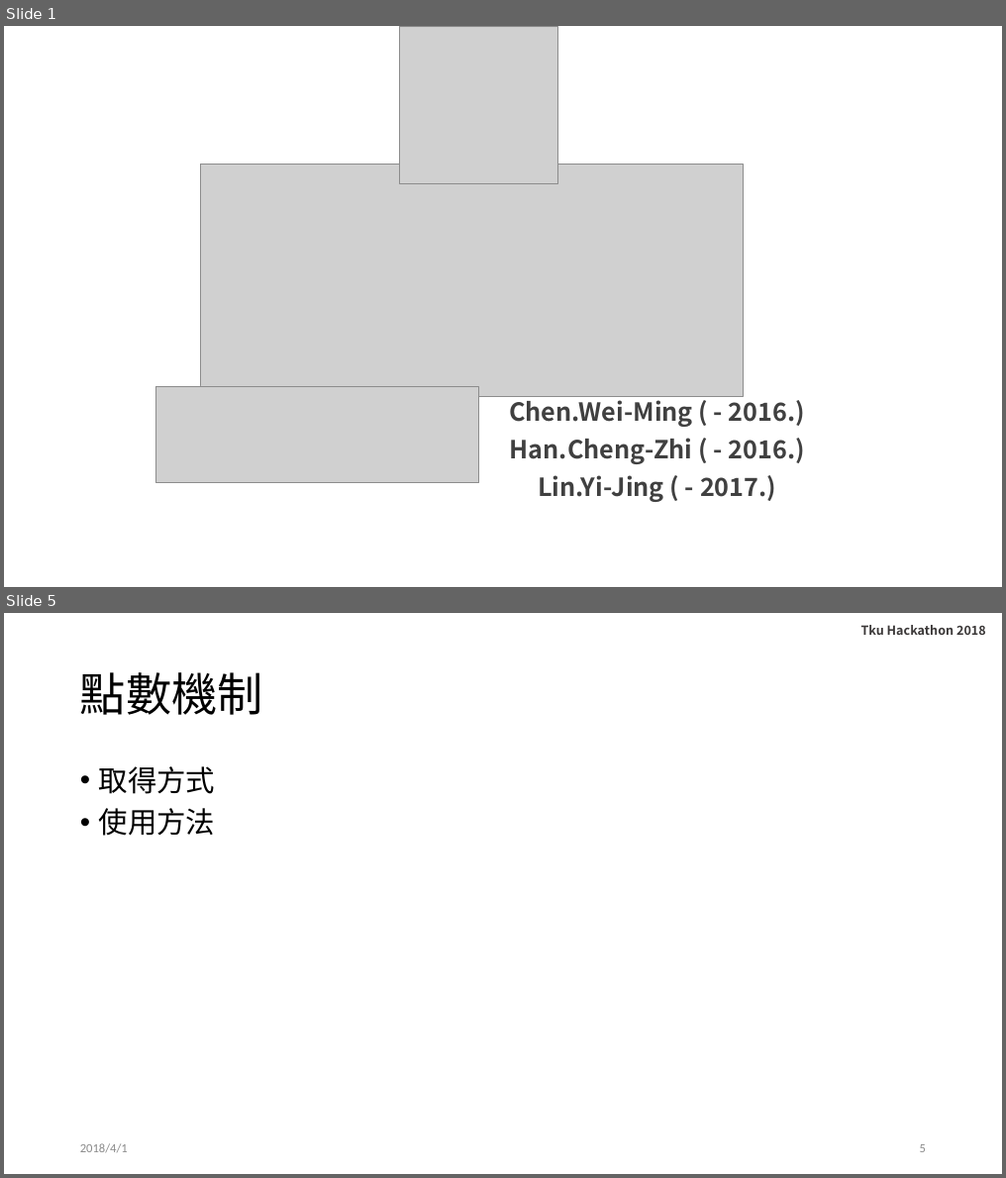
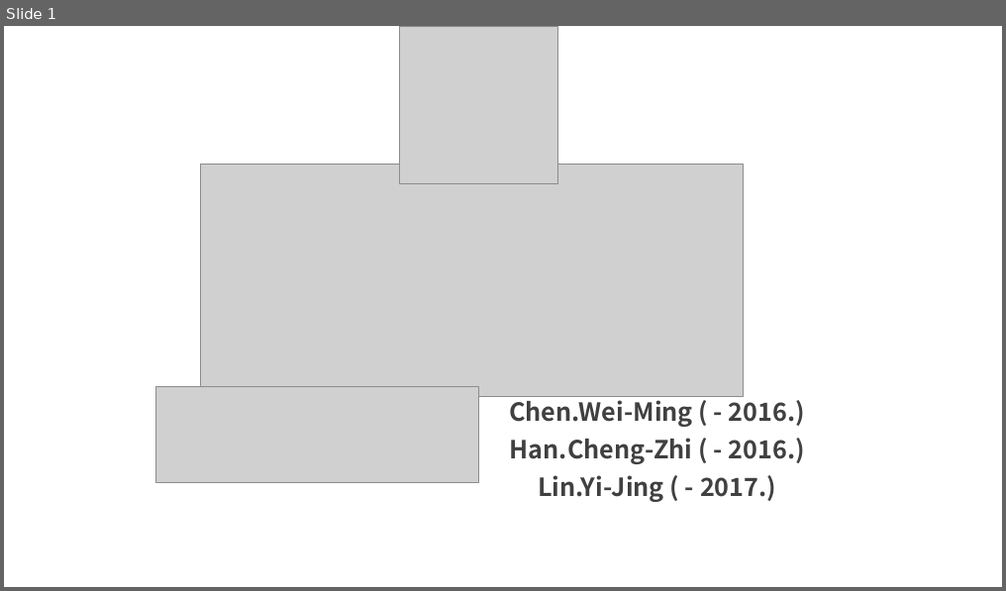
Before and after one commit to YiJingLin/TkuHackathon2018, a slide deck: doc/final.pptx. Shown one above the other, each under a label of ours: slides 1 and 5 before the commit, slide 1 after it; the slides between them are not shown. The pictures are 1006x1178 and 1006x591 pixels, drawn with LibreOffice and Linux fonts; fonts in the diff are those of the drawing; grey boxes stand for pictures; background and template pictures are left out. Boxes give left, top, right and bottom in pixels: in the first picture for what was removed or moved away, otherwise in the second. Text is boxed around its words. In the diff, an @@ line names an element or a change of style, - is before the commit and + after.

```diff
--- a/doc/final.pptx
+++ b/doc/final.pptx
@@ slide 5 removed at [4,613,1002,1174], background picture (left out) @@
@@ text removed at [861,625,986,635] @@
-Tku Hackathon 2018
@@ title removed at [80,672,263,715] @@
-點數機制
@@ text removed at [99,766,215,836] @@
-• 取得方式
-• 使用方法
@@ text removed at [80,1144,128,1154] @@
-2018/4/1
@@ page number removed at [920,1145,926,1153] @@
-5
```
Also in this commit, not shown: 5 slides changed, 2 slides added, 2 other slides removed.
